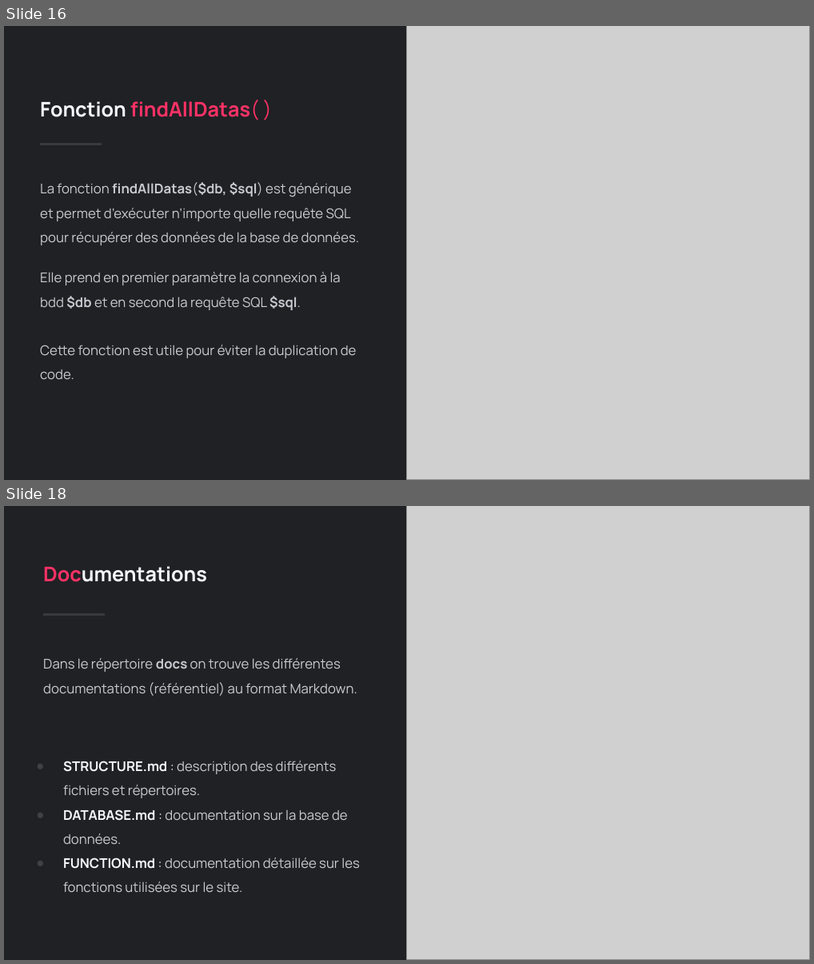
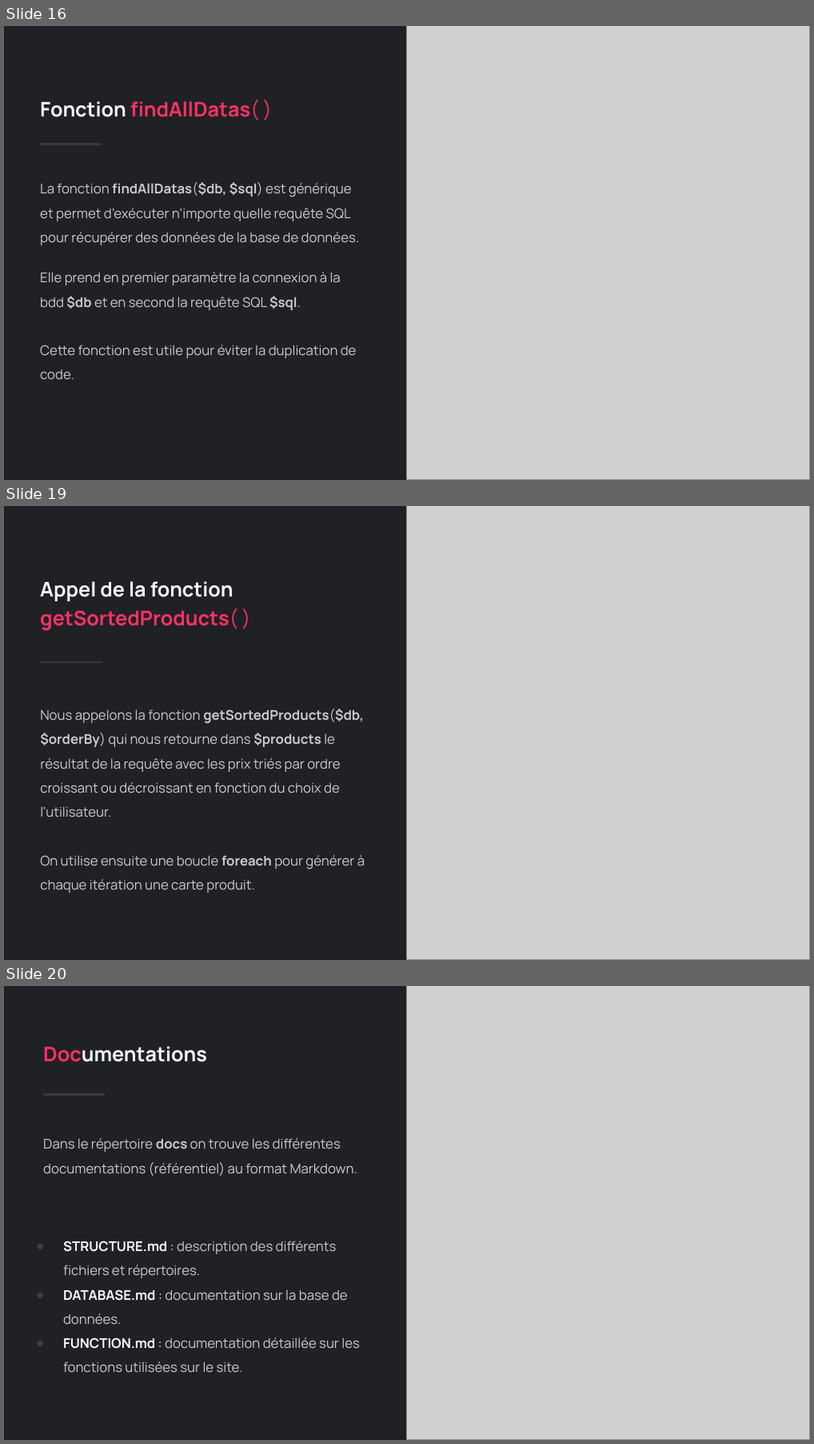
Before and after one commit to gpuberos/brief-medbdd, a slide deck: docs/slideshow/BRIEF - Wonderland Pharma - Création d'un site web dynamique qui interagit avec une base de données.pptx. Shown one above the other, each under a label of ours: slides 16 and 18 before the commit, slides 16, 19 and 20 after it; the slides between them are not shown. The pictures are 814x964 and 814x1444 pixels, drawn with LibreOffice and Linux fonts; fonts in the diff are those of the drawing; grey boxes stand for pictures. Boxes give left, top, right and bottom in pixels: in the first picture for what was removed or moved away, otherwise in the second. Text is boxed around its words. In the diff, an @@ line names an element or a change of style, - is before the commit and + after.

```diff
--- a/docs/slideshow/BRIEF - Wonderland Pharma - Création d'un site web dynamique qui interagit avec une base de données.pptx
+++ b/docs/slideshow/BRIEF - Wonderland Pharma - Création d'un site web dynamique qui interagit avec une base de données.pptx
@@ slide 19 added at box(4, 506, 810, 960), background #202125 @@
@@ rectangle added at box(407, 506, 810, 959), fill #D1D3DB @@
@@ picture added at box(407, 506, 810, 960) @@
@@ text added at box(40, 581, 238, 631), 18 pt, text #FF3266, bold @@
+Appel de la fonction getSortedProducts( )
@@ line added from (40, 663) to (102, 663), #393A3F 2 pt @@
@@ text added at box(40, 708, 365, 892), 12 pt, text #C8CBD1 @@
+Nous appelons la fonction getSortedProducts($db, $orderBy) qui nous retourne dans $products le résultat de la requête avec les prix triés par ordre croissant ou décroissant en fonction du choix de l’utilisateur.
+On utilise ensuite une boucle foreach pour générer à chaque itération une carte produit.
@@ what was slide 18 is now slide 20 @@
```
Also in this commit, not shown: 2 slides changed, 1 other slide added, 2 other files.
